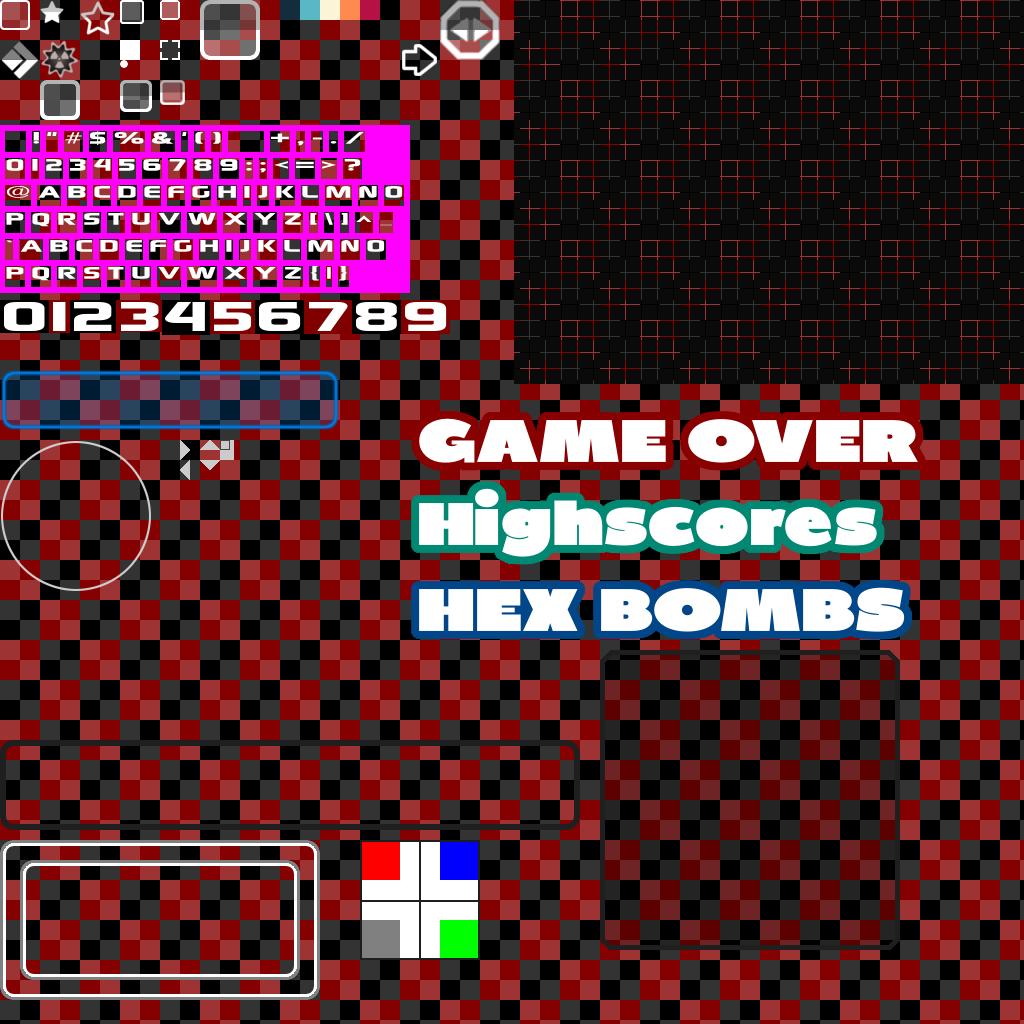
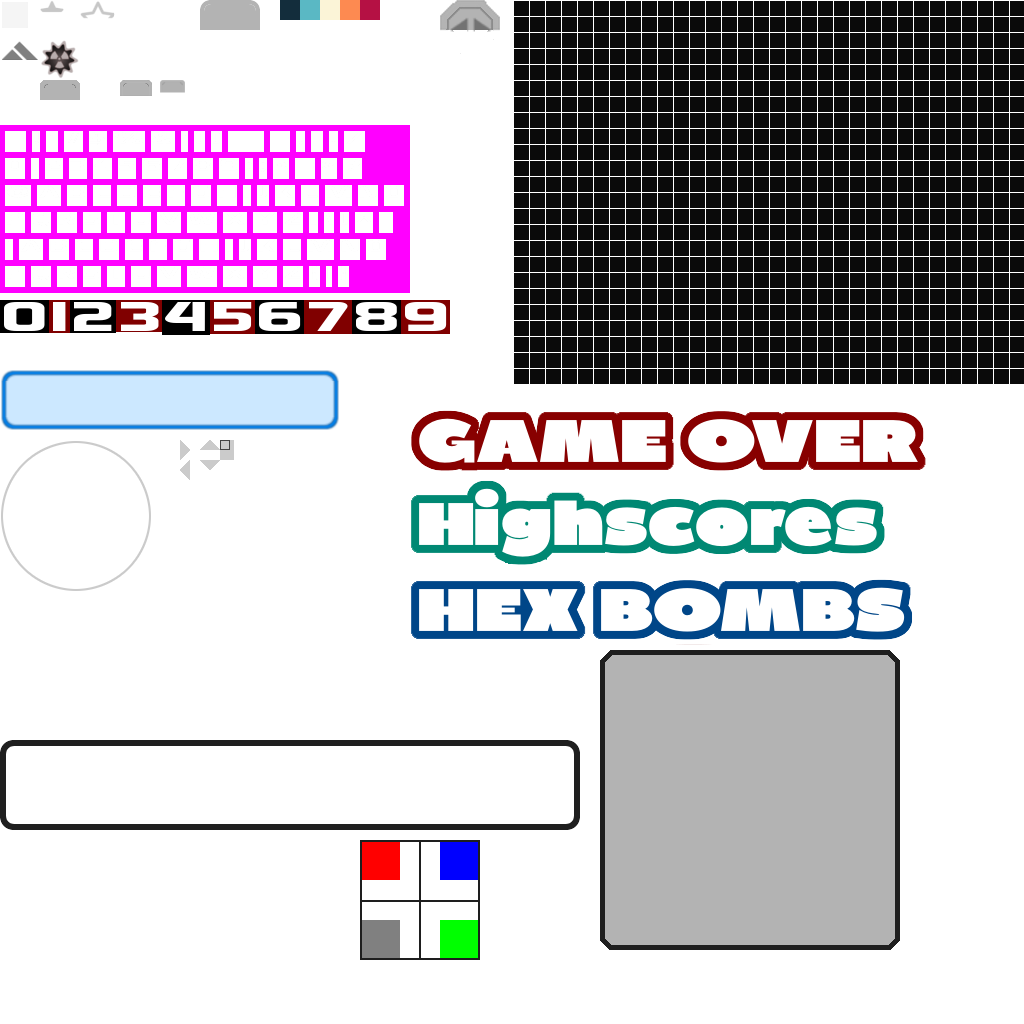
Before/after of a 1024px x 1024px layered artwork. What changed in the layer stack:
added layer "Ebene #4" above "Ebene #13" over (x1=0, y1=840, x2=320, y2=1000)
hid "Ebene #17" over (x1=0, y1=0, x2=1024, y2=1024)
